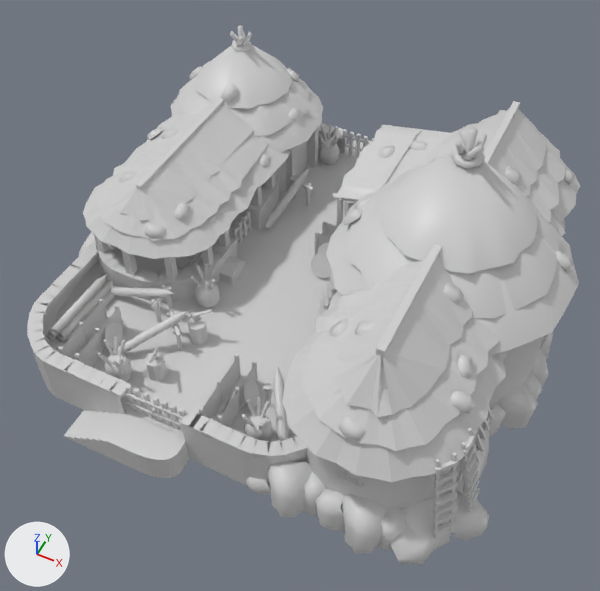
One commit to the COLLADA model art/meshes/structural/lusi_new_arsenal.dae: the scene before it, then after it.
Both versions are drawn from a camera (50 mm lens) standing at (20.6, -38.9, 44.0) and looking at (4.3, -6.4, 3.4). Every picture has the same lights, and +X, +Y and +Z are marked at lower left.

Names of what the first picture shows: 'new_arsenal_lusi'.
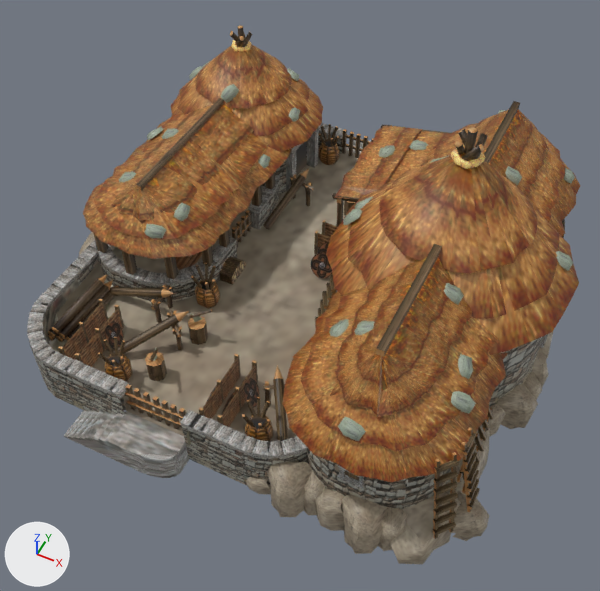
The newer file is also rescaled (x0.925), turned or shifted as a whole; pictures and numbers use the older file's frame.

Pixel boxes (x1, y1, x2, y2) of what changed, in the pictures (600 x 591 px):
```json
{"object": "new_arsenal_lusi", "change": "surface changed", "before": [27, 25, 580, 564], "after": [27, 25, 580, 564], "on screen": "grey to brown"}
```

The change, as JSON lines over the scene's bpy script:
```json
{"op": "add", "block": "img_lusi_struct_new_png", "code": ["img_lusi_struct_new_png = load_image('lusi_struct_new.png', '../../textures/skins/structural/lusi_struct_new.png', 2048, 1024, 'sRGB')"]}
{"op": "remove", "block": "mat_textura_nova_002", "code": "mat_textura_nova_002.base_color = (0.64, 0.64, 0.64)  # light grey #d1d1d1"}
{"op": "set", "path": "mat_textura_nova_002.roughness", "old": "0.44", "new": "0.5"}
{"op": "add", "block": "mat_textura_nova_002", "code": "mat_textura_nova_002.texture = img_lusi_struct_new_png"}
```
